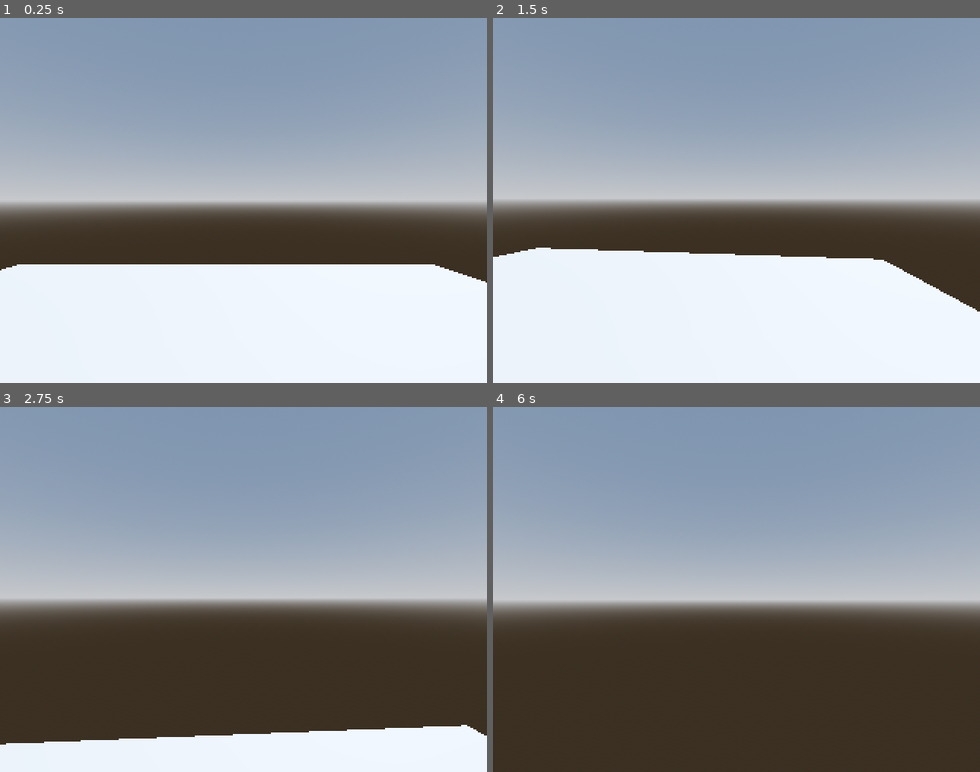
Above: before the commit, frames 1-4 (two rows, left to right).
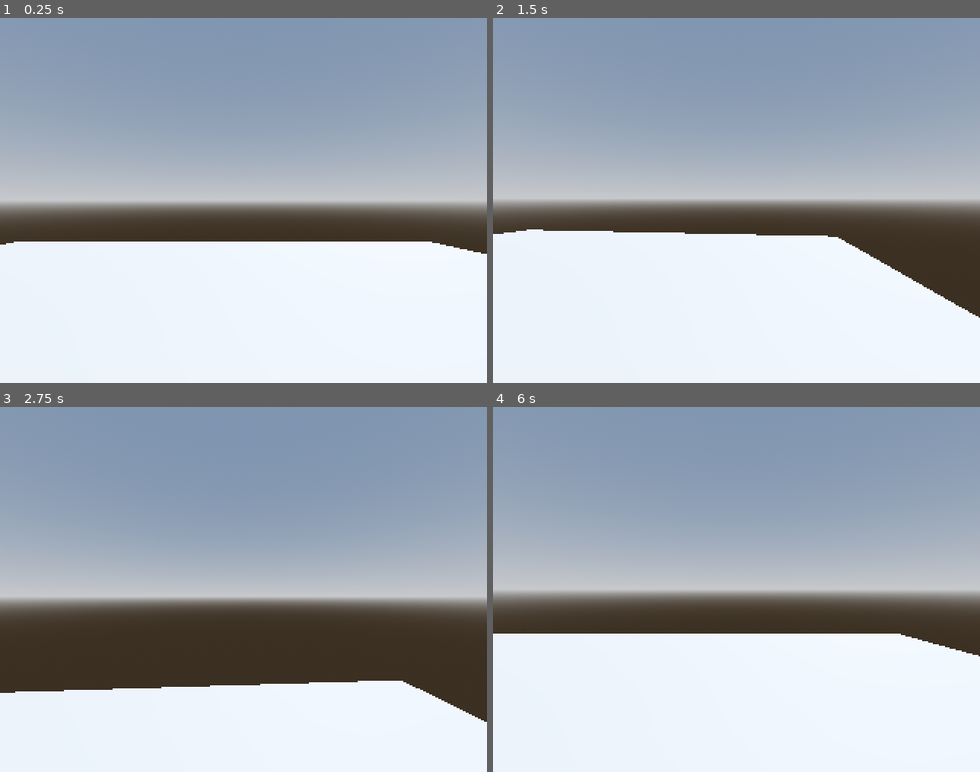
Above: after the commit, the same moments.

Repository: decibone/Project-Horror
Game: Godot game, scene res://Scenes/level_prototype.tscn
Two runs of this game, one before a commit and one after it. Both use one fixed random seed, a clock stepped at 60 frames per second and the inputs below. The project has no main scene, so this scene is started directly.
Inputs (mouse positions are in pixels of both pictures, inside the frame that each line leads up to):
- Up to frame 1 (0.25 s): no input
- Up to frame 2 (1.5 s): tap Enter at 0.5 s; move the mouse to (843, 182) at 0.52 s; hold D (right) 0.53-1.28 s; hold Shift (sprint, bound only after the commit) 0.53-1.28 s; move the mouse to (712, 200) at 1.27 s; hold W (forward) from 1.28 s (still down); tap Shift (sprint, bound only after the commit) at 1.35 s
- Up to frame 3 (2.75 s): keep holding W (forward); move the mouse to (253, 582) at 2.02 s; hold Shift (sprint, bound only after the commit) from 2.03 s (still down)
- Up to frame 4 (6 s): move the mouse to (731, 596) at 2.77 s; release Shift (sprint, bound only after the commit) at 2.78 s; tap Shift (sprint, bound only after the commit) at 2.85, 4.35, 5.85 s; tap Space at 3.5, 5 s; move the mouse to (775, 593) at 3.52 s; hold Shift (sprint, bound only after the commit) 3.53-4.28 s; tap Enter at 4.25, 5.75 s; move the mouse to (697, 585) at 4.27 s; move the mouse to (741, 589) at 5.02 s; hold Shift (sprint, bound only after the commit) 5.03-5.78 s; move the mouse to (717, 582) at 5.77 s; release W (forward) at 5.78 s; hold D (right) from 5.78 s (still down)

The runs differ from the first frame. In frame 1, 6.3% of the frame differs, in the area x 0-100%, y 61-73%; in frame 2, 4.3%; in frame 3, 13%; in frame 4, 44%, in the area x 0-100%, y 50-100%.

Commit message:
Headbob
boing boing

Diff:
--- a/Scripts/player.gd
+++ b/Scripts/player.gd
@@ -52,9 +52,26 @@
 		velocity.x = move_toward(velocity.x, 0, SPEED)
 		velocity.z = move_toward(velocity.z, 0, SPEED)
 
+	## HEADBOB
+	t_bob += delta * velocity.length() * float(is_on_floor())
+	camera.transform.origin = _headbob(t_bob)
+
 	move_and_slide()
+
+	if direction != Vector3.ZERO and is_on_floor():
+			#var timer_interval = 0.35 if is_sprinting else 0.55
+			#if $Sounds/Timer.time_left <= 0:
+			#$Sounds/Walk.pitch_scale = randf_range(1.3, 1.0)
+			#$Sounds/Walk.play_sfx()
+			#$Sounds/Timer.start(timer_interval)
+		camera.fov = lerp(camera.fov, SPRINT_FOV if is_sprinting else NORMAL_FOV, ZOOM_SPEED * delta)
+	_check_fall_off_map()
 
 ## FUNGSI CEK BILA JATUH DARI MAP
 func _check_fall_off_map():
 	if global_transform.origin.y < THRESHOLD:
 		get_tree().reload_current_scene()
+
+## FUNGSI HANDLE HEADBOB
+func _headbob(time) -> Vector3:
+	return Vector3(cos(time * BOB_FREQ / 2) * BOB_AMP, sin(time * BOB_FREQ) * BOB_AMP, 0.0)
--- a/project.godot
+++ b/project.godot
@@ -50,3 +50,8 @@
 "events": [Object(InputEventKey,"resource_local_to_scene":false,"resource_name":"","device":-1,"window_id":0,"alt_pressed":false,"shift_pressed":false,"ctrl_pressed":false,"meta_pressed":false,"pressed":false,"keycode":0,"physical_keycode":68,"key_label":0,"unicode":100,"echo":false,"script":null)
 ]
 }
+sprint={
+"deadzone": 0.5,
+"events": [Object(InputEventKey,"resource_local_to_scene":false,"resource_name":"","device":-1,"window_id":0,"alt_pressed":false,"shift_pressed":false,"ctrl_pressed":false,"meta_pressed":false,"pressed":false,"keycode":0,"physical_keycode":4194325,"key_label":0,"unicode":0,"echo":false,"script":null)
+]
+}
